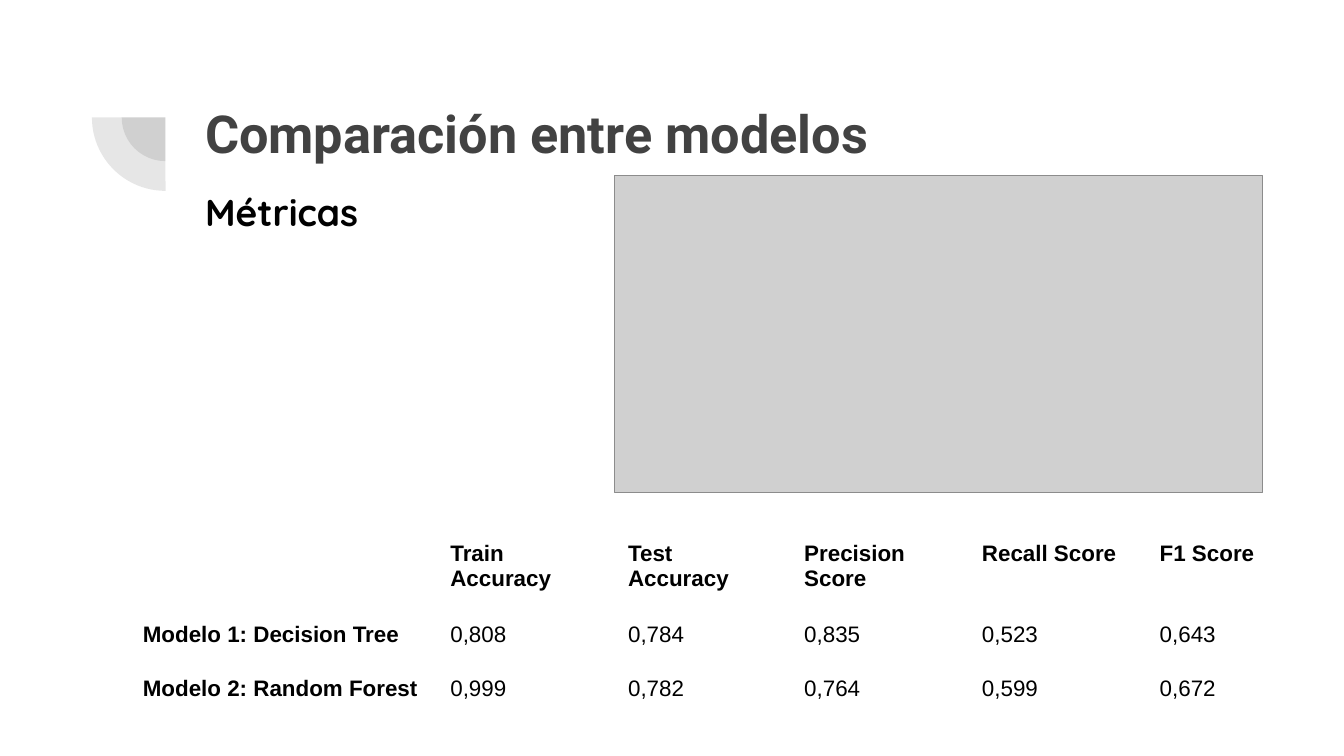
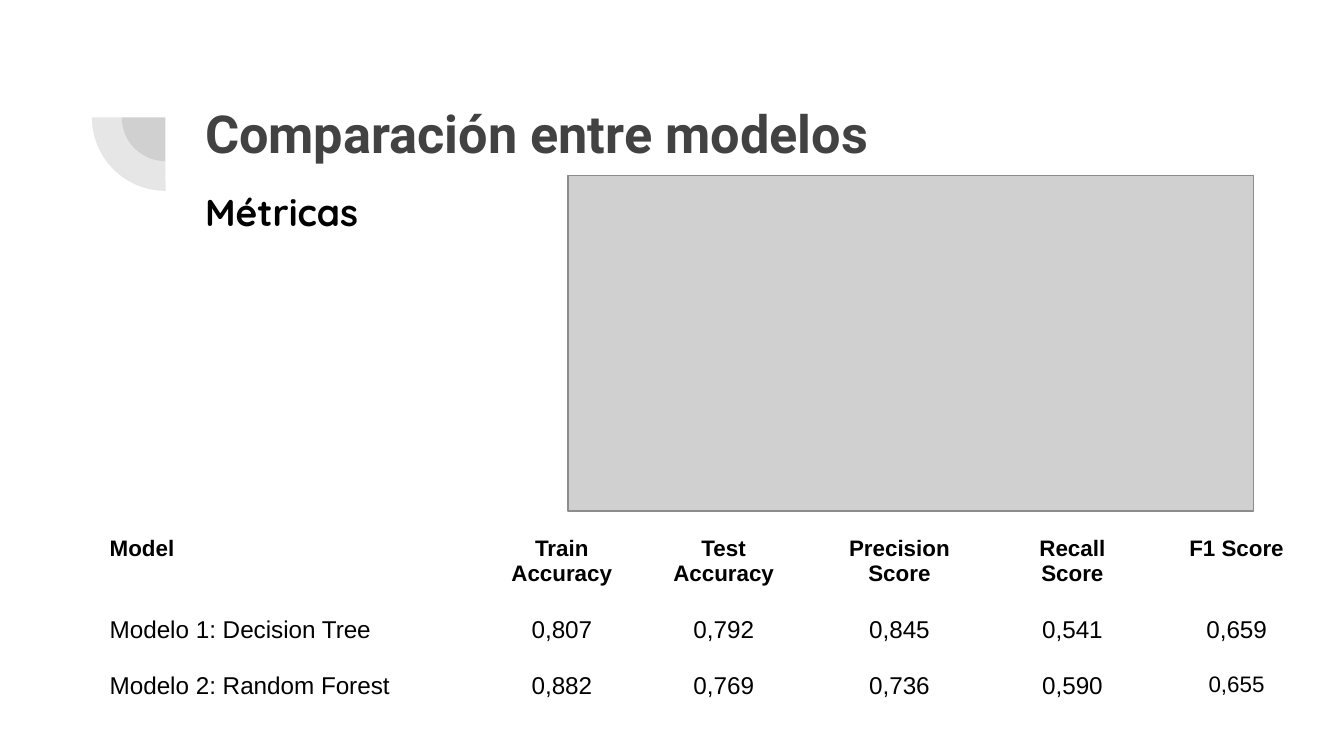
Before and after one commit to LeandroHornos/Travel-Insurance, a slide deck: slide 13 of Travel Insurance - Leandro Hornos.pptx. Drawn at 1344x756 pixels with LibreOffice and Linux fonts; fonts in the diff are those of the drawing; grey boxes stand for pictures. Boxes give left, top, right and bottom in pixels: in the first picture for what was removed or moved away, otherwise in the second. Text is boxed around its words. In the diff, an @@ line names an element or a change of style, - is before the commit and + after.

```diff
--- a/Travel Insurance - Leandro Hornos.pptx
+++ b/Travel Insurance - Leandro Hornos.pptx
@@ picture: place and size @@
-picture at (614, 176, 1262, 493)
+picture at (569, 176, 1254, 512)
@@ table at (97, 523, 1320, 756) @@
-row 1, column 1: 
+row 1, column 1: Model
-row 2: Modelo 1: Decision Tree | 0,808 | 0,784 | 0,835 | 0,523 | 0,643
+row 2: Modelo 1: Decision Tree | 0,807 | 0,792 | 0,845 | 0,541 | 0,659
-row 3: Modelo 2: Random Forest | 0,999 | 0,782 | 0,764 | 0,599 | 0,672
+row 3: Modelo 2: Random Forest | 0,882 | 0,769 | 0,736 | 0,590 | 0,655
@@ size 12 to 13 pt, bold off in "Modelo 1: Decision Tree", "Modelo 2: Random Forest" @@
@@ alignment left to centre @@
@@ table: place and size @@
-table at (129, 528, 1321, 756)
+table at (97, 523, 1320, 756)
```
Also in this commit, not shown: 4 other slides changed.
